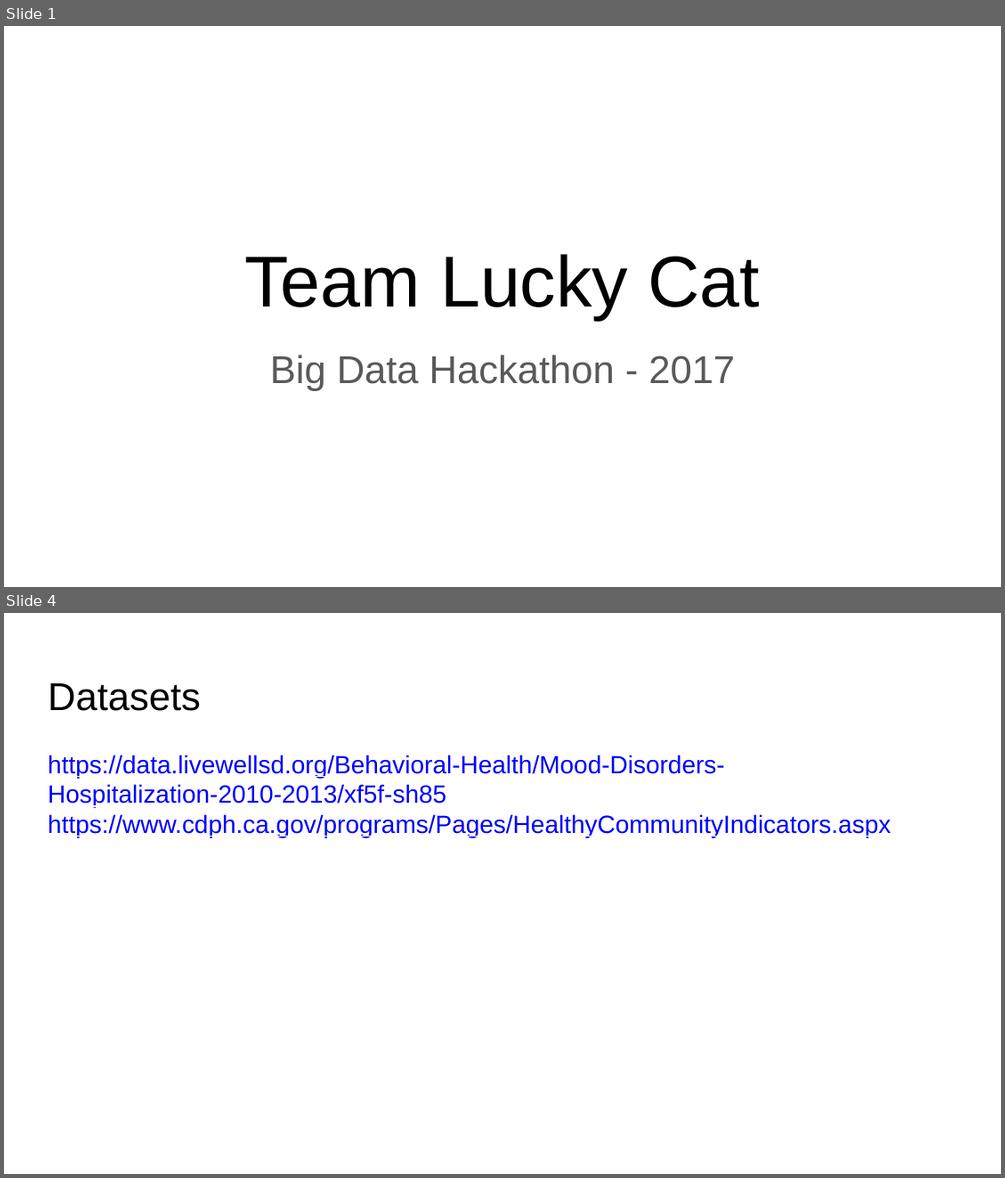
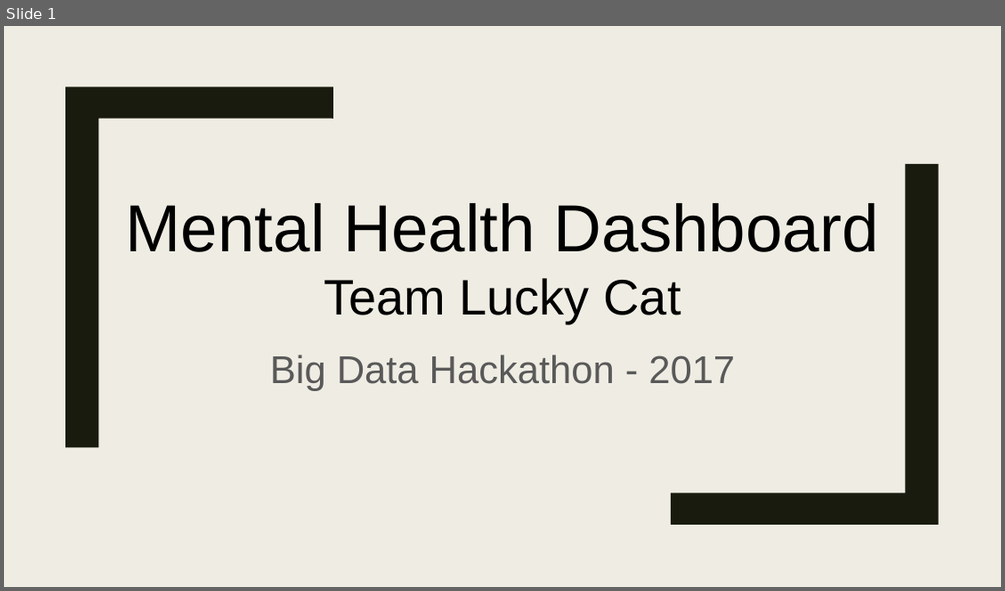
Before and after one commit to kristy0414/big-data-hackathon-in-San-Diego, a slide deck: Team Lucky Cat Project Proposal.pptx. Shown one above the other, each under a label of ours: slides 1 and 4 before the commit, slide 1 after it; the slides between them are not shown. The pictures are 1005x1178 and 1005x591 pixels, drawn with LibreOffice and Linux fonts; fonts in the diff are those of the drawing. Boxes give left, top, right and bottom in pixels: in the first picture for what was removed or moved away, otherwise in the second. Text is boxed around its words. In the diff, an @@ line names an element or a change of style, - is before the commit and + after.

Commit message:
Team Proposal
Proposal for Hackathon Day 1

```diff
--- a/Team Lucky Cat Project Proposal.pptx
+++ b/Team Lucky Cat Project Proposal.pptx
@@ slide 4 removed at box(4, 613, 1001, 1174), background #FFFFFF @@
@@ text removed at box(48, 683, 201, 711) @@
-Datasets
@@ text removed at box(48, 755, 890, 837) @@
-https://data.livewellsd.org/Behavioral-Health/Mood-Disorders-Hospitalization-2010-2013/xf5f-sh85
-https://www.cdph.ca.gov/programs/Pages/HealthyCommunityIndicators.aspx
@@ slide 1 changed as well @@
@@ background #FFFFFF to #EFEDE3 @@
@@ freeform shape added at box(65, 87, 334, 448), fill #191B0E @@
@@ freeform shape added at box(671, 164, 939, 524), fill #191B0E @@
@@ text at box(126, 203, 879, 252): paragraph added @@
+Mental Health Dashboard
@@ text at box(324, 278, 680, 323): size 52 to 36 pt in "Team Lucky Cat" @@
```
Also in this commit, not shown: 2 other slides changed, 2 slides added, 2 other slides removed.
